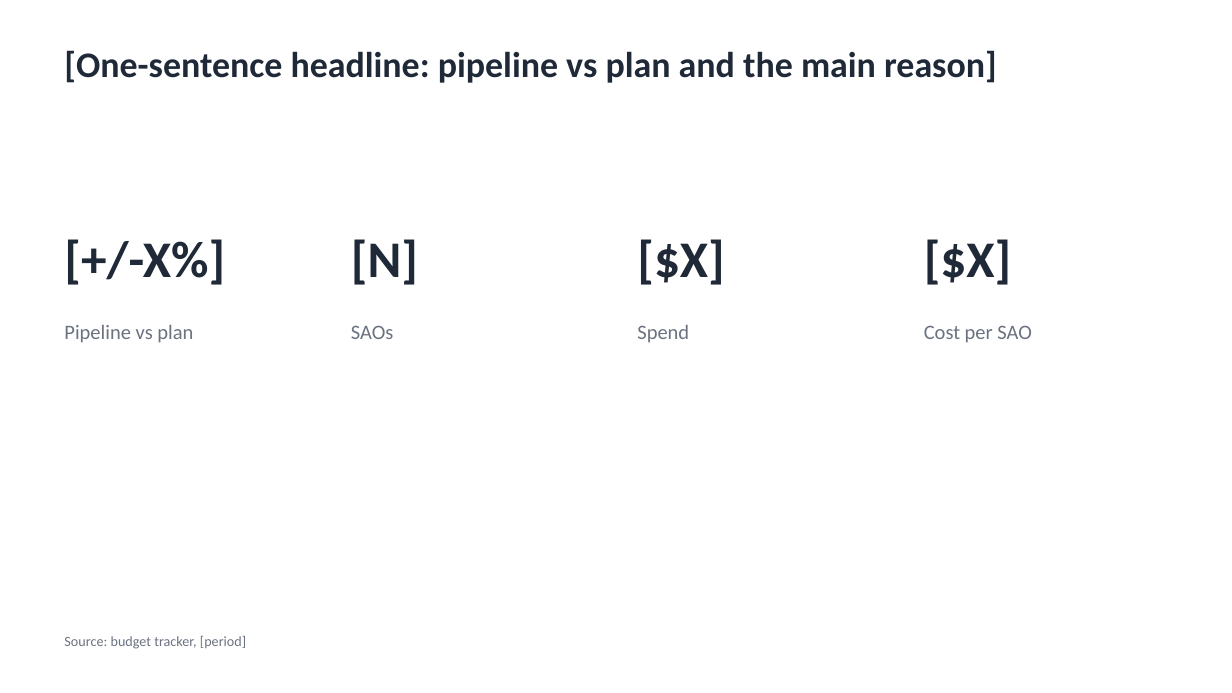
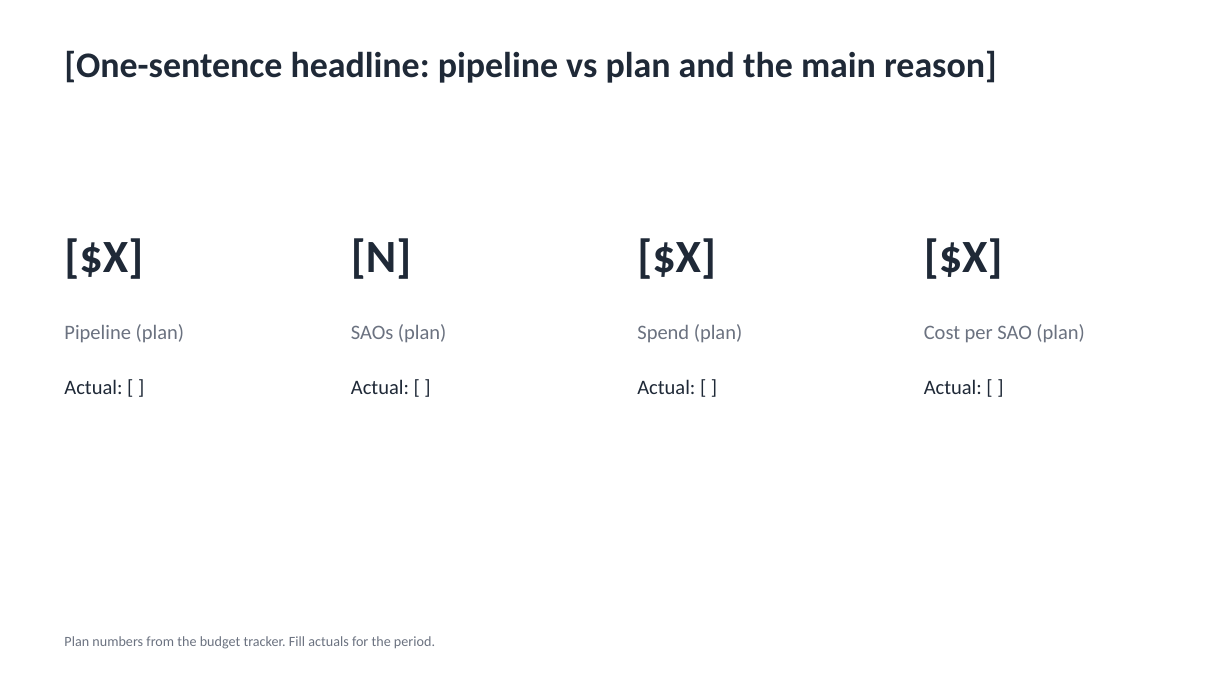
Before and after one commit to redavio/performance-marketing-playbook, a slide deck: slide 2 of deliverables/slide-template.pptx. Drawn at 1232x693 pixels with LibreOffice and Linux fonts; fonts in the diff are those of the drawing. Boxes give left, top, right and bottom in pixels: in the first picture for what was removed or moved away, otherwise in the second. Text is boxed around its words. In the diff, an @@ line names an element or a change of style, - is before the commit and + after.

```diff
--- a/deliverables/slide-template.pptx
+++ b/deliverables/slide-template.pptx
@@ text at box(64, 238, 143, 279): text changed; size 40 to 36 pt @@
-[+/-X%]
+[$X]
@@ text "[$X]": place and size @@
-text "[$X]" at box(924, 239, 1011, 285)
+text "[$X]" at box(637, 238, 716, 279)
@@ size 40 to 36 pt in 3 elements at box(637, 238, 716, 279), box(351, 238, 411, 279), box(924, 238, 1003, 279) @@
@@ text "[$X]": place and size @@
-text "[$X]" at box(637, 239, 724, 285)
+text "[$X]" at box(924, 238, 1003, 279)
@@ text at box(64, 324, 184, 343): text changed @@
-Pipeline vs plan
+Pipeline (plan)
@@ text at box(351, 324, 446, 343): text changed @@
-SAOs
+SAOs (plan)
@@ text at box(637, 324, 742, 343): text changed @@
-Spend
+Spend (plan)
@@ text at box(924, 324, 1084, 343): text changed @@
-Cost per SAO
+Cost per SAO (plan)
@@ text added at box(64, 379, 122, 394), 16 pt, text #1F2937 @@
+Actual: [ ]
@@ text added at box(351, 379, 409, 394), 16 pt, text #1F2937 @@
+Actual: [ ]
@@ text added at box(637, 379, 695, 394), 16 pt, text #1F2937 @@
+Actual: [ ]
@@ text added at box(924, 379, 982, 394), 16 pt, text #1F2937 @@
+Actual: [ ]
@@ text at box(64, 636, 435, 649): text changed @@
-Source: budget tracker, [period]
+Plan numbers from the budget tracker. Fill actuals for the period.
```
Also in this commit, not shown: 4 other slides changed, 34 other files.
